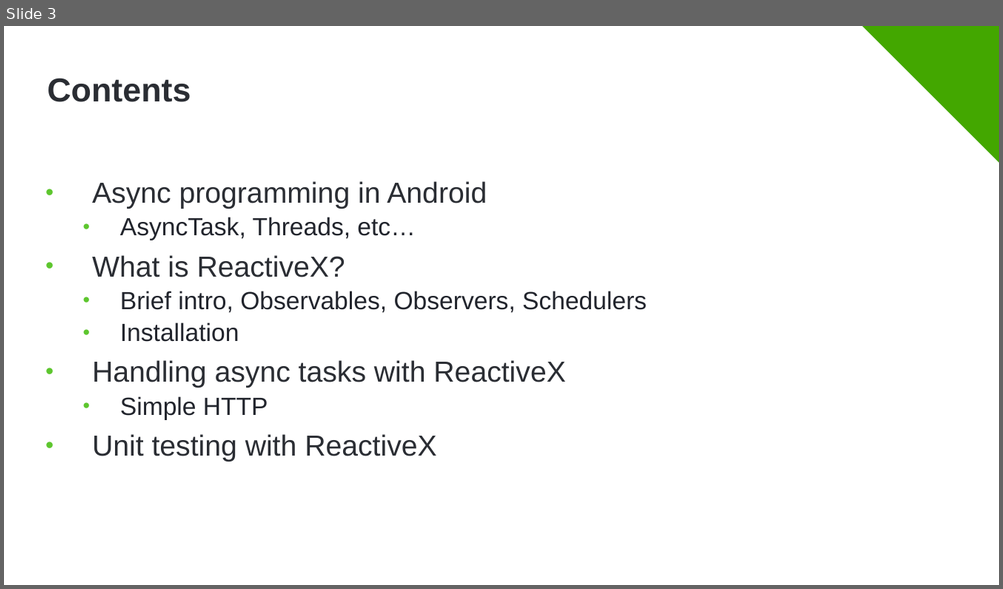
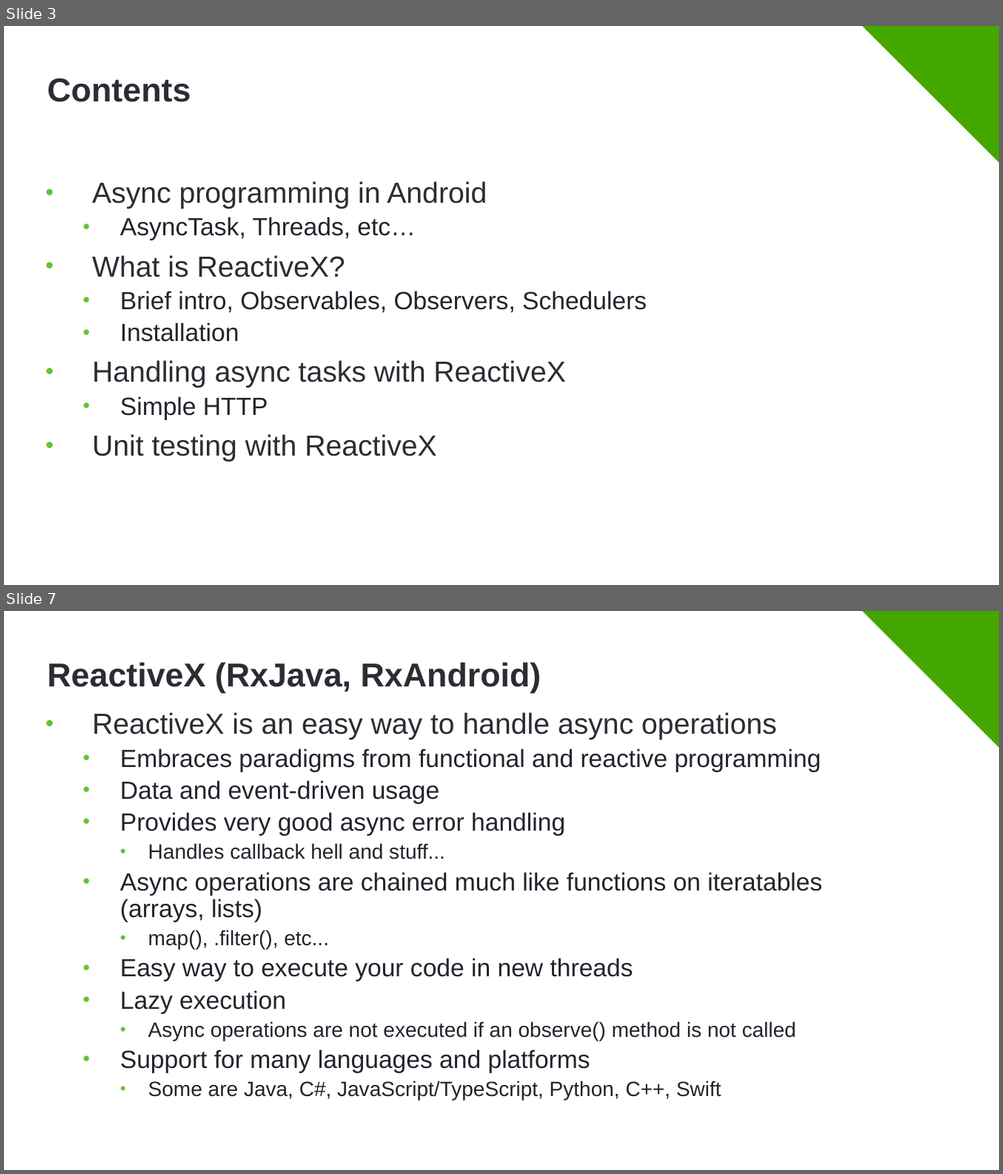
Before and after one commit to Minkov/async-operations-rxandroid, a slide deck: Async Programming in Android with ReactiveX.pptx. Shown one above the other, each under a label of ours: slide 3 before the commit, slides 3 and 7 after it; the slides between them are not shown. The pictures are 1003x589 and 1003x1174 pixels, drawn with LibreOffice and Linux fonts; fonts in the diff are those of the drawing; background and template pictures are left out. Boxes give left, top, right and bottom in pixels: in the first picture for what was removed or moved away, otherwise in the second. Text is boxed around its words. In the diff, an @@ line names an element or a change of style, - is before the commit and + after.

```diff
--- a/Async Programming in Android with ReactiveX.pptx
+++ b/Async Programming in Android with ReactiveX.pptx
@@ slide 7 added at (4,611,999,1170), background #FFFFFF; not listed: 2 template elements that a slide beside it also shows @@
@@ title added at (47,662,541,693), 32 pt, text #2A2D33, bold @@
+ReactiveX (RxJava, RxAndroid)
@@ text added at (92,712,822,1101), 24 pt, text #21242C @@
+• ReactiveX is an easy way to handle async operations
+  • Embraces paradigms from functional and reactive programming
+  • Data and event-driven usage
+  • Provides very good async error handling
+    • Handles callback hell and stuff...
+  • Async operations are chained much like functions on iteratables (arrays, lists)
+    • map(), .filter(), etc...
+  • Easy way to execute your code in new threads
+  • Lazy execution
+    • Async operations are not executed if an observe() method is not called
+  • Support for many languages and platforms
+    • Some are Java, C#, JavaScript/TypeScript, Python, C++, Swift
```
Also in this commit, not shown: 2 slides changed, 8 other slides added.
